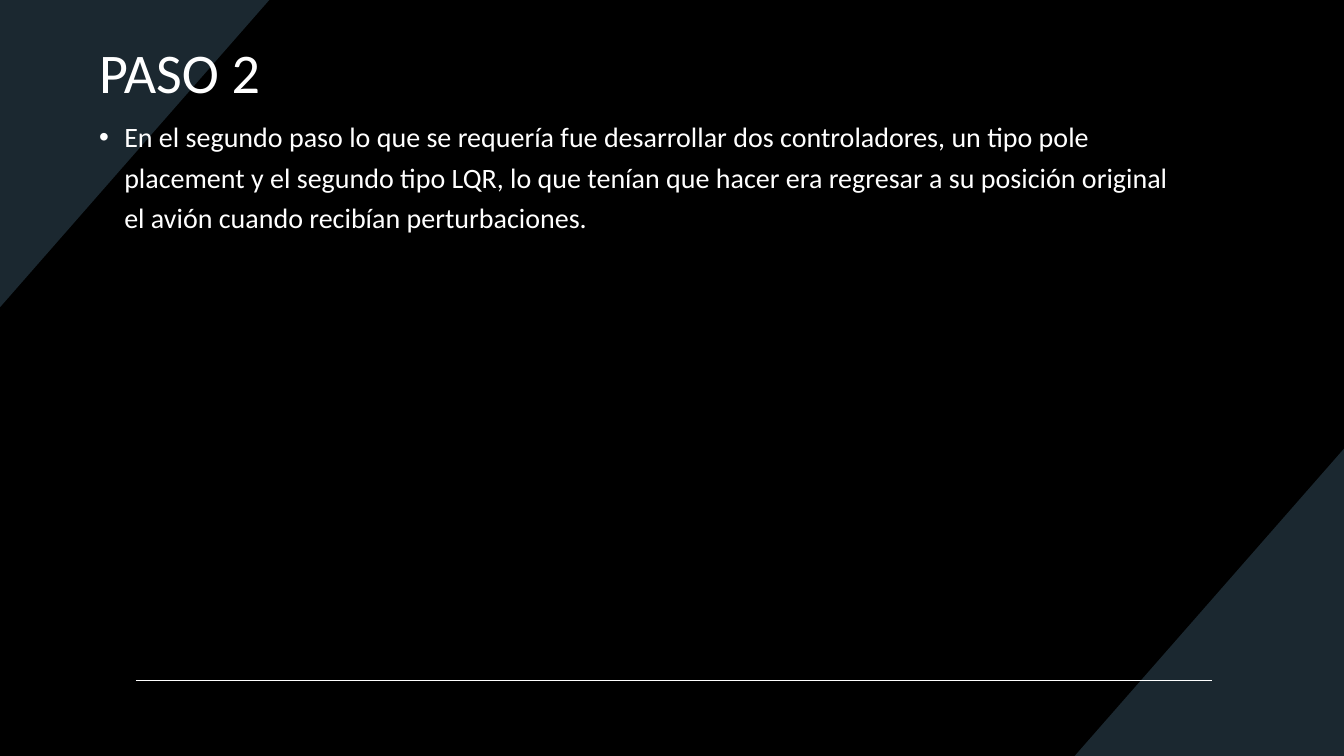
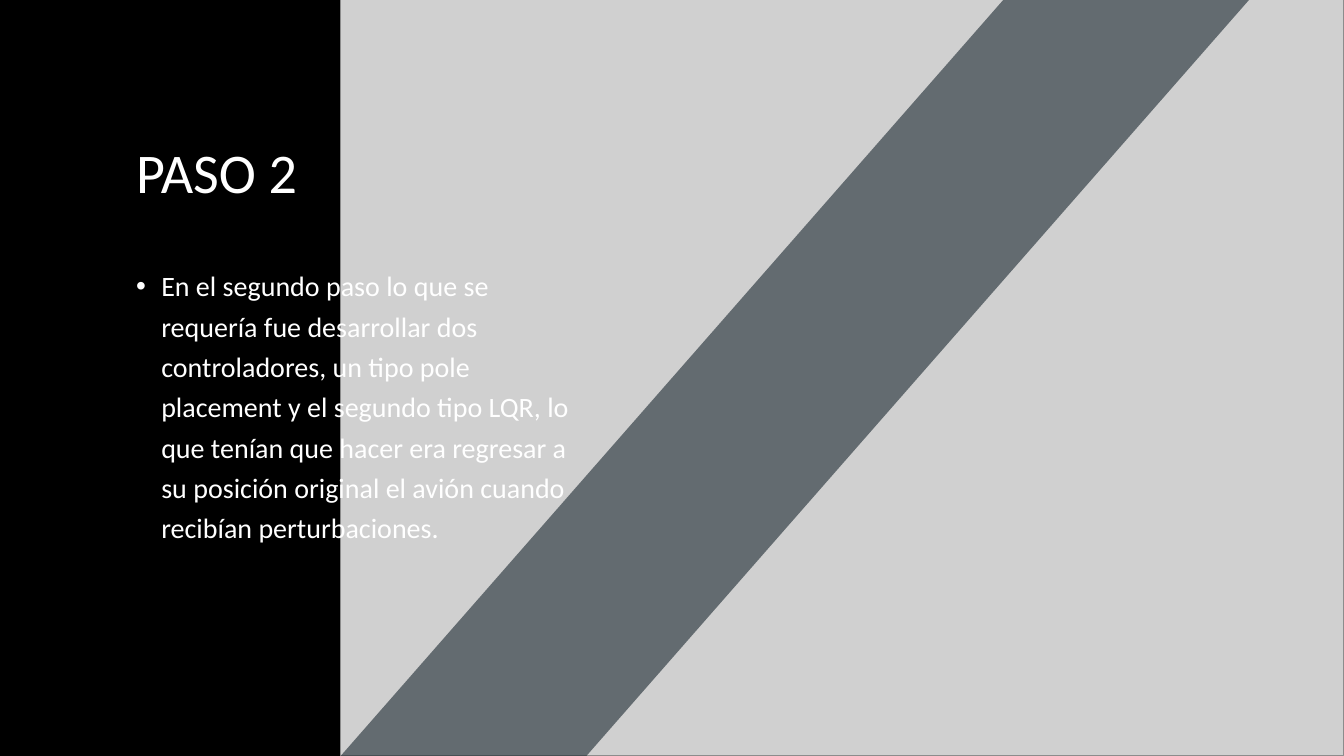
Before and after one commit to SamOctGonzAzpeitia/CyO, a slide deck: slide 5 of Presentacion1.pptx (slide 4 before the commit). Drawn at 1344x756 pixels with LibreOffice and Linux fonts; fonts in the diff are those of the drawing; grey boxes stand for pictures. Boxes give left, top, right and bottom in pixels: in the first picture for what was removed or moved away, otherwise in the second. Text is boxed around its words. In the diff, an @@ line names an element or a change of style, - is before the commit and + after.

```diff
--- a/Presentacion1.pptx
+++ b/Presentacion1.pptx
@@ rectangle added at <box>0,0,1344,756</box>, fill #000000 @@
@@ picture added at <box>341,0,1344,756</box> @@
@@ freeform shape added at <box>341,0,1249,756</box>, fill #1B2830 at 60% opacity @@
@@ title "PASO 2" rewrapped from <box>99,56,260,106</box> to <box>136,156,297,194</box> @@
@@ text "En el segundo paso lo ..." rewrapped from <box>124,124,1167,233</box> to <box>161,273,568,545</box> @@
@@ line removed from (136, 681) to (1212, 681) @@
```
Also in this commit, not shown: 1 other slide changed, 2 slides added, 2 slides removed, 4 other files.
